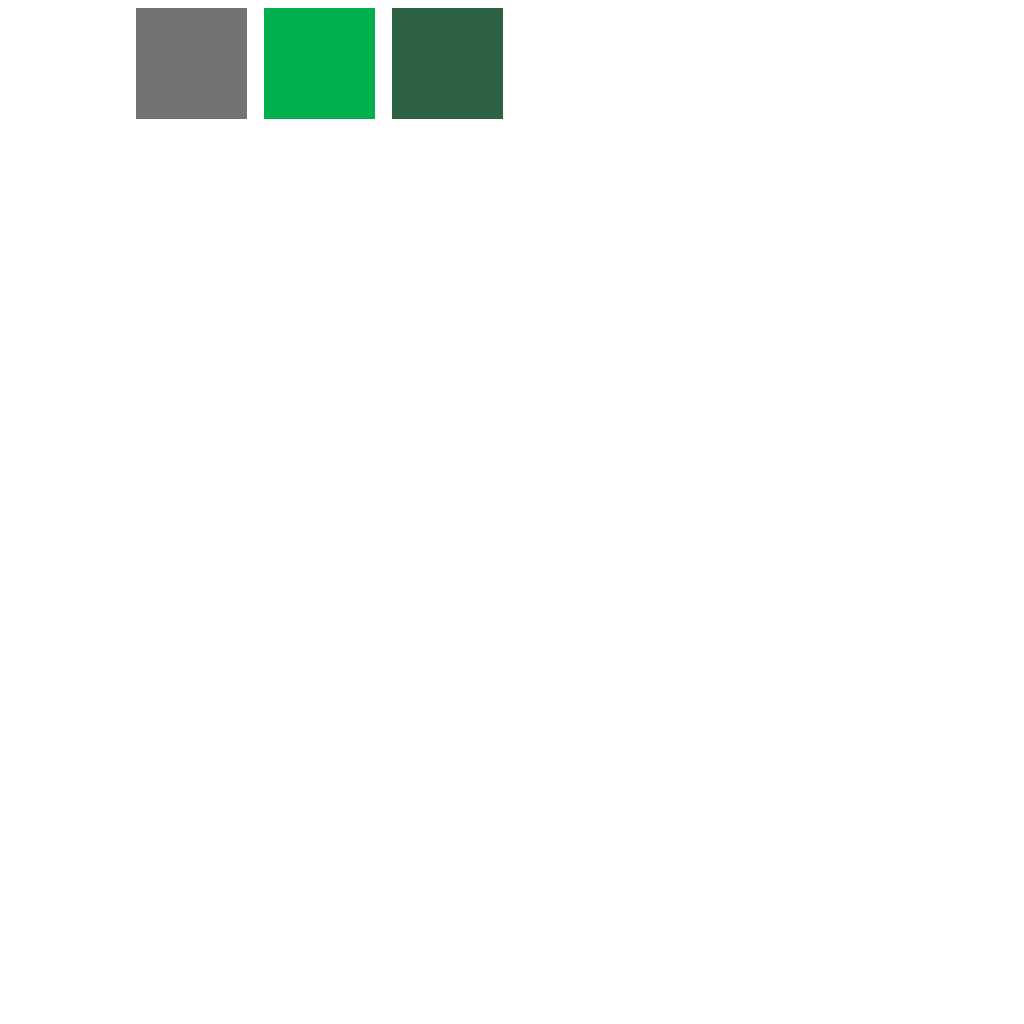
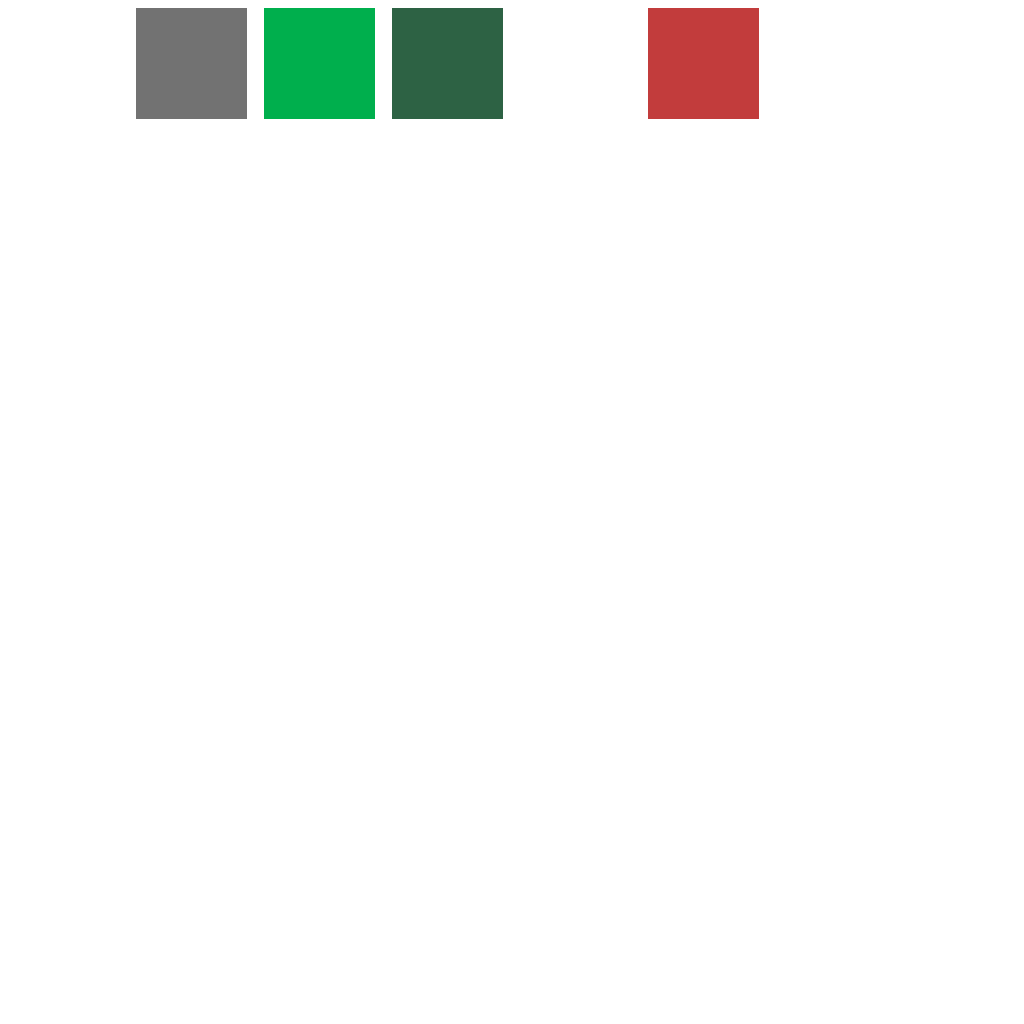
Layered file, before and after one edit (1024 x 1024). Changes by layer:
added layer "Layer 1 copy 4" above "Layer 1 copy 3" over (x1=648, y1=8, x2=759, y2=119)
